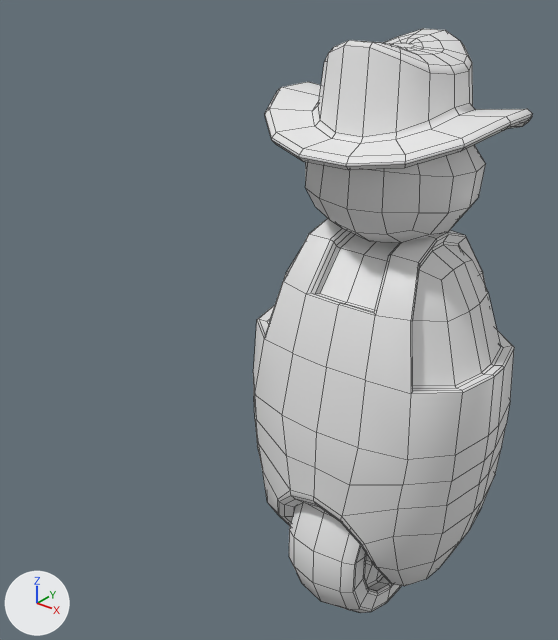
The Blender file Models/Player_Farmer_001.blend, before and after one commit.
Both versions are drawn from a 50 mm camera at (1.005, -1.72, 1.951) aimed at (-0.135, -0.295, 1.067). Every picture has the same lights, and +X, +Y and +Z are marked at lower left. Mesh edges are drawn as thin lines.

Names of what the first picture shows: 'Body'.
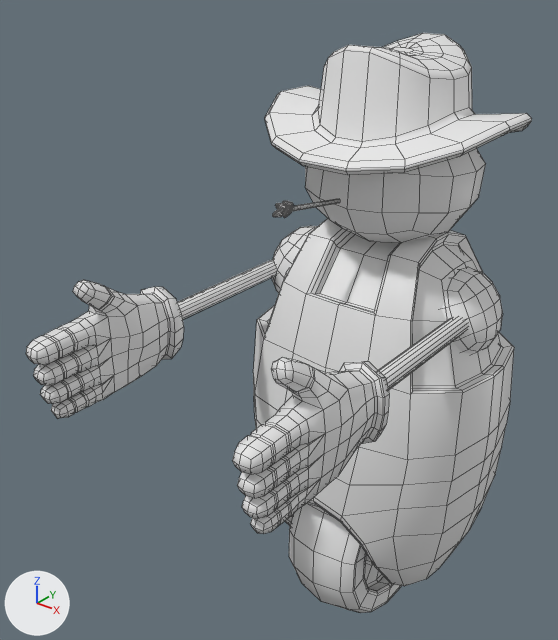
Commit message: Farmer Update

Location of each change, (x1, y1, x2, y2) in pixels of the pictures (558 x 640 px):
'Body', reshaped (81% wider)
    before: (253, 29, 532, 613)
    after: (26, 33, 532, 613)
part 1 of me_cube_002, built on
    before: (265, 29, 532, 170)
    after: (26, 33, 532, 419)
part 2 of me_cube_002, added
    after: (232, 267, 503, 534)

What changed in the scene script:
```text
Change me_cube_002:
    used by ob_body; location = (0.0, 0.0, 0.5)
    remove me_cube_002.from_pydata(...)  # 1286 vertices, 1242 faces; spans x -0.37..0.37, y -0.31..0.32, z -0.5..1.26
    add me_cube_002.from_pydata(...)  # 2996 vertices, 2949 faces; spans x -0.37..0.37, y -0.92..0.32, z -0.5..1.25
    me_cube_002 part 1: 196 vertices removed from x -0.33..0.33, y -0.31..0.31, z 1.0..1.26; 1289 vertices added at x -0.37..0.33, y -0.92..0.31, z 0.48..1.25
    me_cube_002 part 2: 617 vertices added at x 0.18..0.34, y -0.92..0.12, z 0.47..0.79
```
